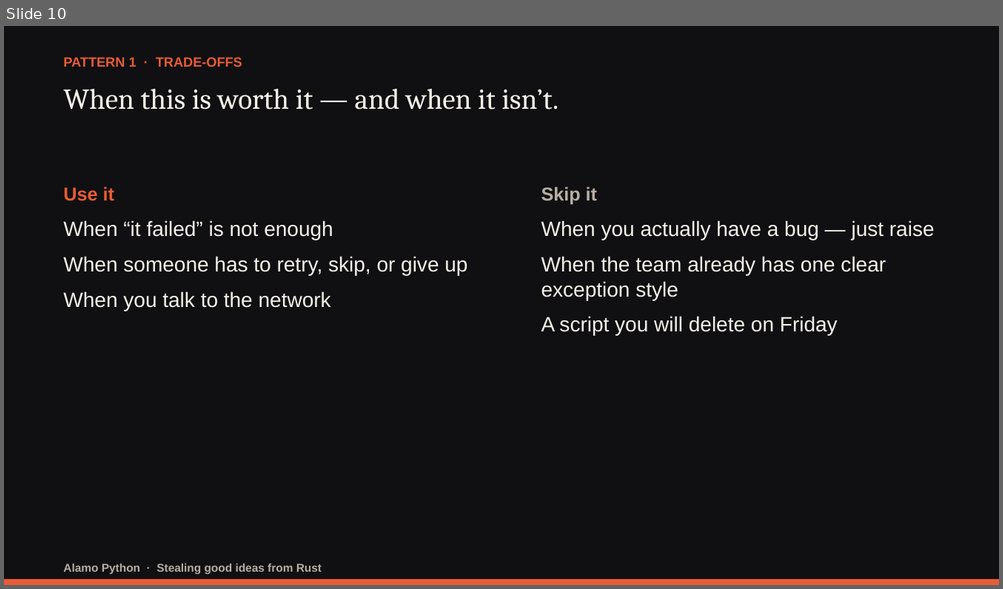
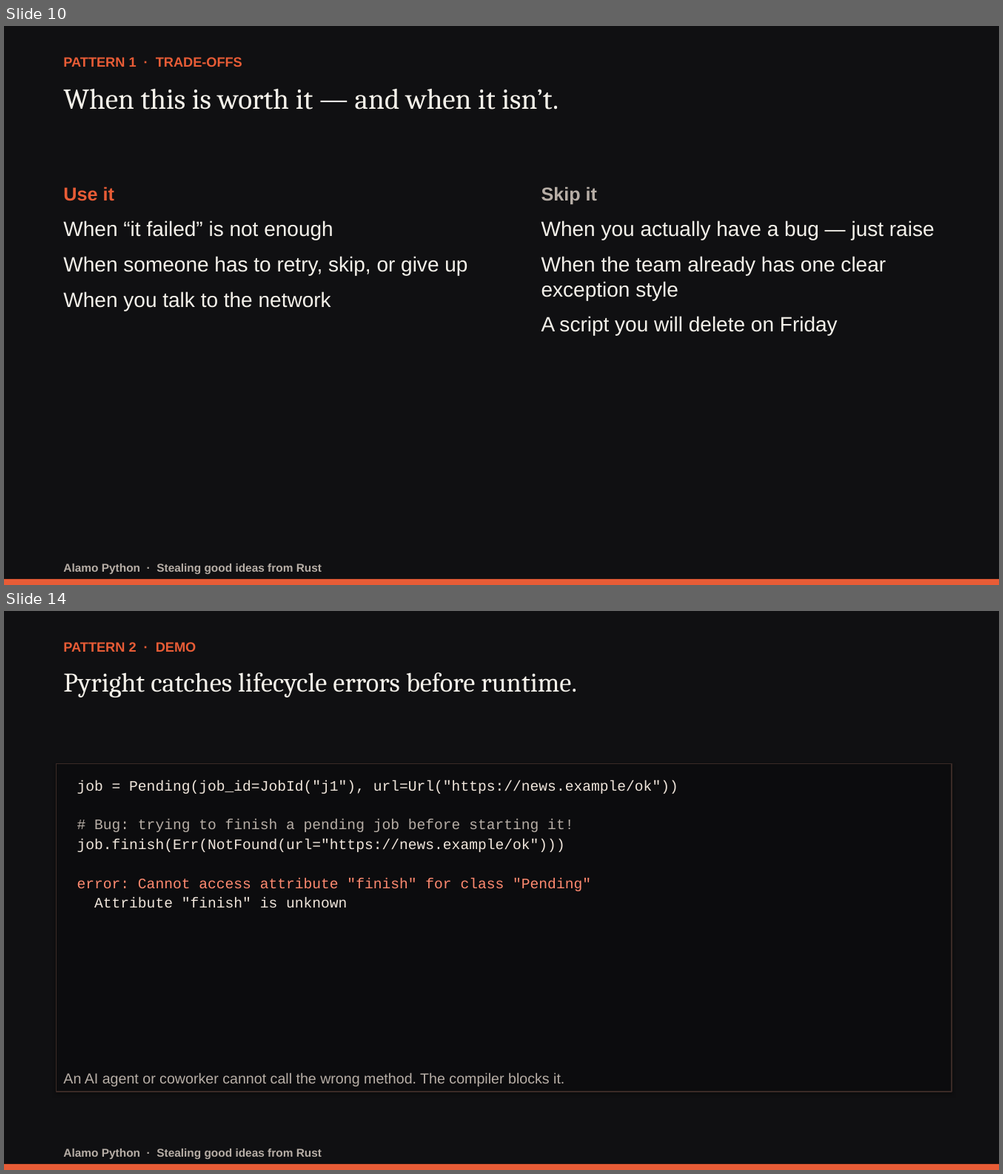
Before and after one commit to darwing1210/thinking-in-rust-writing-in-python, a slide deck: presentation/stealing-good-ideas-from-rust.pptx. Shown one above the other, each under a label of ours: slide 10 before the commit, slides 10 and 14 after it; the slides between them are not shown. The pictures are 1003x589 and 1003x1174 pixels, drawn with LibreOffice and Linux fonts; fonts in the diff are those of the drawing. Boxes give left, top, right and bottom in pixels: in the first picture for what was removed or moved away, otherwise in the second. Text is boxed around its words. In the diff, an @@ line names an element or a change of style, - is before the commit and + after.

Commit message:
Upgrade talk to 4 deep patterns: Typestates, NewType, assert_never, and Ownership law

```diff
--- a/presentation/stealing-good-ideas-from-rust.pptx
+++ b/presentation/stealing-good-ideas-from-rust.pptx
@@ slide 14 added at box(4, 611, 999, 1170), background #101012 @@
@@ text added at box(63, 642, 196, 652), 13 pt, text #E85C36, bold @@
+PATTERN 2 · DEMO
@@ text added at box(63, 672, 577, 698), 26 pt, text #F4F1EA @@
+Pyright catches lifecycle errors before runtime.
@@ rectangle added at box(57, 764, 951, 1092), fill #0C0C0E, outline #3A2A26 1 pt @@
@@ text added at box(77, 780, 678, 908), 14 pt, text #F0E6DC @@
+job = Pending(job_id=JobId("j1"), url=Url("https://news.example/ok"))
+# Bug: trying to finish a pending job before starting it!
+job.finish(Err(NotFound(url="https://news.example/ok")))
+error: Cannot access attribute "finish" for class "Pending"
+Attribute "finish" is unknown
@@ text added at box(63, 1073, 564, 1087), 14 pt, text #B7AEA6 @@
+An AI agent or coworker cannot call the wrong method. The compiler blocks it.
@@ rectangle added at box(4, 1165, 999, 1170), fill #E85C36 @@
@@ text added at box(63, 1149, 321, 1159), 11 pt, text #B7AEA6, bold @@
+Alamo Python · Stealing good ideas from Rust
```
Also in this commit, not shown: 11 slides changed, 5 other slides added, 4 slides removed, 21 other files.
